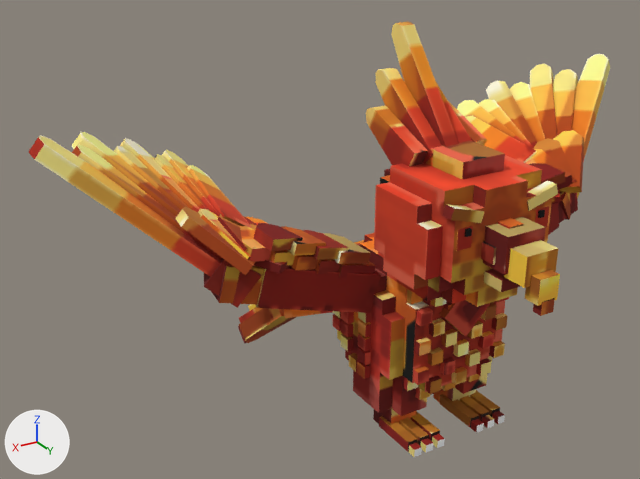
One commit to the FBX model mas1-arte/mascotas-altas-v02/fenix/clips/FenixDeFuego_Glide.fbx: the scene before it, then after it.
One viewpoint serves both versions: a 50 mm lens placed at (0.0641, 0.0804, 0.0696), pointed at (0.0079, -0.0134, 0.0227). Every picture has the same lights, and +X, +Y and +Z are marked at lower left. The older version comes first. Where no turn or scale is listed for an object, it has been applied to the vertices. Vertices at exactly the same position are counted once.

Before the edit, the objects in view are built like this:
```python
me_fenixdefuego = bpy.data.meshes.new('FenixDeFuego')
me_fenixdefuego.from_pydata(...)  # 2521 vertices, 4313 faces; spans x -0.0439..0.0439, y -0.0397..0.0207, z -0.001..0.0515
me_fenixdefuego.materials.append(mat_fenixdefuego)  # picture img_fenixdefuego_paleta_1024_png
ob_fenixdefuego = bpy.data.objects.new('FenixDeFuego', me_fenixdefuego)
ob_fenixdefuego.location = (0.0, 0.0, 0.0)
```
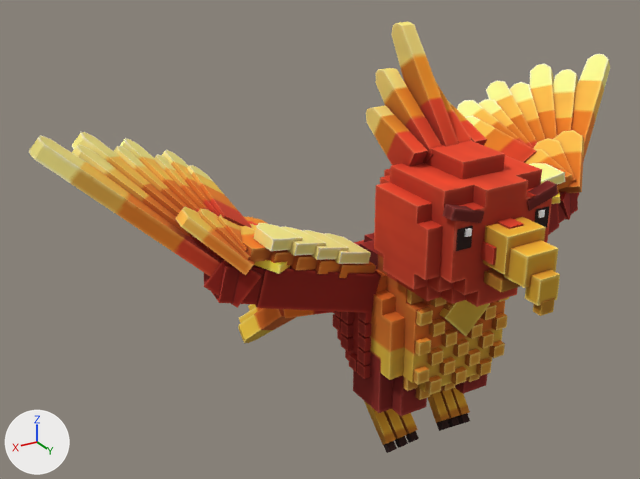
Location of each change, (x1, y1, x2, y2) in pixels of the pictures (640 x 479 px; the box of a moved part takes in the faces that stretch with it):
```json
{"object": "FenixDeFuego", "change": "reshaped", "before": [29, 22, 610, 457], "after": [29, 22, 610, 453]}
{"part": 1, "of": "me_fenixdefuego", "change": "moved or reshaped", "before": [482, 415, 494, 428], "after": [447, 416, 460, 427]}
{"part": 2, "of": "me_fenixdefuego", "change": "deleted", "before": [379, 390, 505, 457]}
{"part": 3, "of": "me_fenixdefuego", "change": "reshaped", "before": [360, 240, 505, 424], "after": [360, 240, 505, 453]}
{"part": 4, "of": "me_fenixdefuego", "change": "surface changed", "before": [29, 22, 584, 416], "after": [29, 22, 584, 416]}
```

Edits to the scene script, one JSON object a line:
```json
{"block": "me_fenixdefuego", "where": "# used by ob_fenixdefuego; location = (0.0, 0.0, 0.0)"}
{"op": "remove", "block": "me_fenixdefuego", "code": "me_fenixdefuego.from_pydata(...)  # 2521 vertices, 4313 faces; spans x -0.0439..0.0439, y -0.0397..0.0207, z -0.001..0.0515"}
{"op": "add", "block": "me_fenixdefuego", "code": "me_fenixdefuego.from_pydata(...)  # 2567 vertices, 4390 faces; spans x -0.0439..0.0439, y -0.0397..0.0207, z -0.0027..0.0515"}
{"block": "me_fenixdefuego", "change": "me_fenixdefuego part 1: the loose piece of 8 vertices spanning x -0.0055..-0.0044, y 0.007..0.0085, z 0.0012..0.0023 is multiplied about its middle by the matrix ((0.998, 0.052, -0.047), (0.0, 0.669, 0.743), (0.07, -0.741, 0.668)), then moved by (0.0006, -0.006, -0.0033)"}
{"block": "me_fenixdefuego", "change": "me_fenixdefuego part 2: 13 loose pieces with 104 vertices, spanning x -0.0075..0.0075, y -0.0036..0.0085, z 0.0012..0.0027, are deleted"}
{"block": "me_fenixdefuego", "change": "me_fenixdefuego part 3"}
{"block": "me_fenixdefuego", "change": "8 vertices are removed from x -0.007..0.007, y -0.001..0.003, z 0.001"}
{"block": "me_fenixdefuego", "change": "66 faces are deleted"}
{"block": "me_fenixdefuego", "change": "76 vertices are added at x -0.0073..0.0071, y -0.0062..0.0027, z -0.0027..0.0086"}
{"block": "me_fenixdefuego", "change": "6 new vertices lie (0.0, 0.0, 0.002) away from vertices in x -0.007..0.007, y -0.001..0.003, z 0.005"}
{"block": "me_fenixdefuego", "change": "15 new vertices lie (0.0014, 0.0, 0.0001) away from vertices in x -0.0073..-0.0033, y -0.0062..0.0022, z -0.0018..0.0074"}
{"block": "me_fenixdefuego", "change": "15 new vertices lie (0.0014, 0.0, -0.0001) away from vertices in x 0.0019..0.0059, y -0.0062..0.0022, z -0.0017..0.0075"}
{"block": "me_fenixdefuego", "change": "9 new vertices lie (0.0011, 0.0, -0.0001) away from vertices in x 0.002..0.0057, y 0.0008..0.0027, z -0.0025..-0.0007"}
{"block": "me_fenixdefuego", "change": "5 new vertices lie (0.0011, 0.0, 0.0001) away from vertices in x -0.0068..-0.0031, y 0.0008..0.0027, z -0.0025..-0.0009"}
{"block": "me_fenixdefuego", "change": "251 new faces join them"}
{"block": "me_fenixdefuego", "change": "me_fenixdefuego part 4: 3065 kept faces spanning x -0.0439..0.0439, y -0.0397..0.0207, z -0.001..0.0515 get new texture (UV) coordinates"}
{"block": "me_fenixdefuego", "change": "other edits to the shape of me_fenixdefuego do not show in these pictures"}
```
